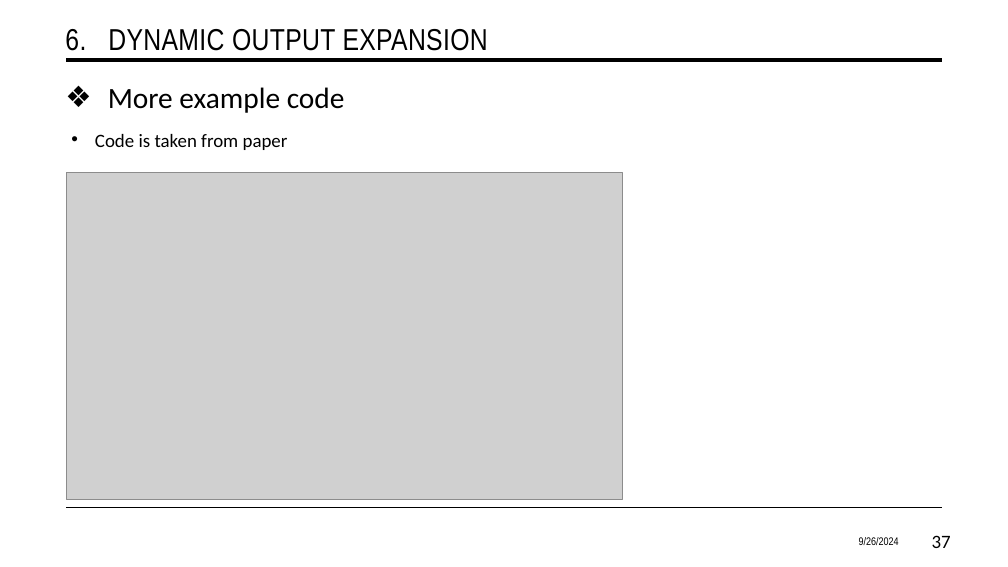
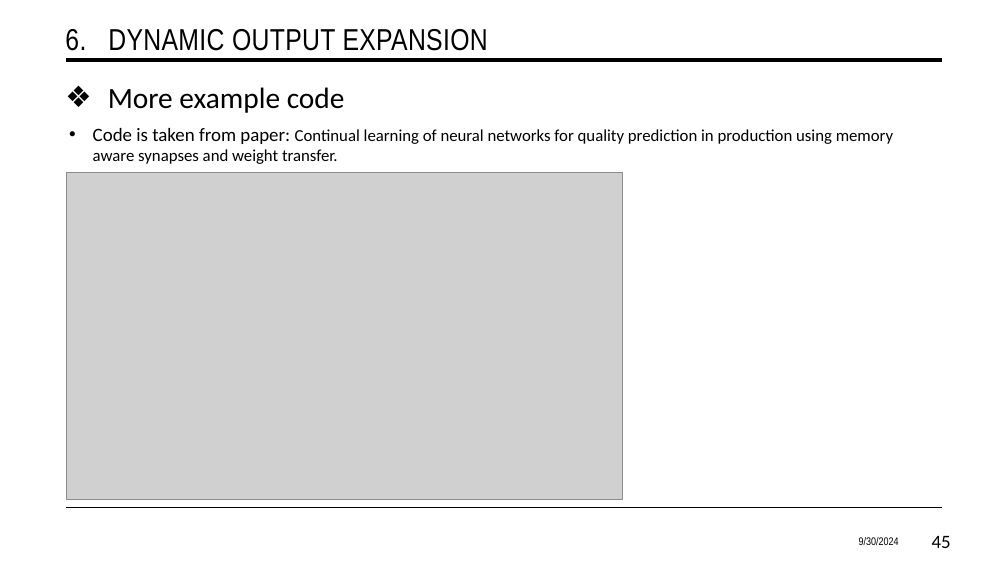
Before and after one commit to CaoTuan749/DLProject_1, a slide deck: slide 45 of Documentation/Presentation 3.pptx (slide 37 before the commit). Drawn at 1008x567 pixels with LibreOffice and Linux fonts; fonts in the diff are those of the drawing; grey boxes stand for pictures. Boxes give left, top, right and bottom in pixels: in the first picture for what was removed or moved away, otherwise in the second. Text is boxed around its words. In the diff, an @@ line names an element or a change of style, - is before the commit and + after.

```diff
--- a/Documentation/Presentation 3.pptx
+++ b/Documentation/Presentation 3.pptx
@@ text at box(93, 128, 893, 164): text changed; size 18 to 16 pt @@
-• Code is taken from paper
+• Code is taken from paper: Continual learning of neural networks for quality prediction in production using memory aware synapses and weight transfer.
@@ text at box(859, 537, 899, 545): text changed @@
-9/26/2024
+9/30/2024
@@ page number at box(932, 536, 951, 548): text changed @@
-37
+45
```
Also in this commit, not shown: 35 other slides changed, 8 slides added.
